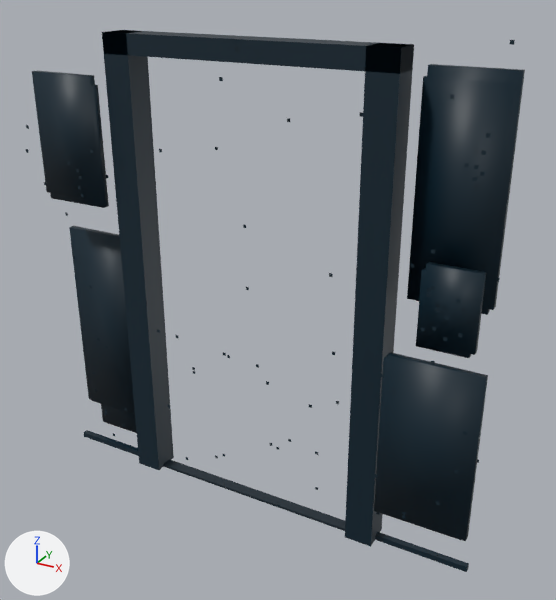
The glTF model netrun/assets/models/env/doorway.glb as it was, and as the next commit left it.
Camera for both pictures: a camera (50 mm lens) standing at (1.5, -2.48, 2.25) and looking at (0.1, 0.05, 0.98). The axes (+X, +Y, +Z) are drawn at lower left. The lights are the same throughout. The picture after the commit comes second. Vertices at exactly the same position are counted once.

Names of what the first picture shows: 'door_frame', 'door_pts', 'door_shell0', 'door_shell1', 'door_threshold'.
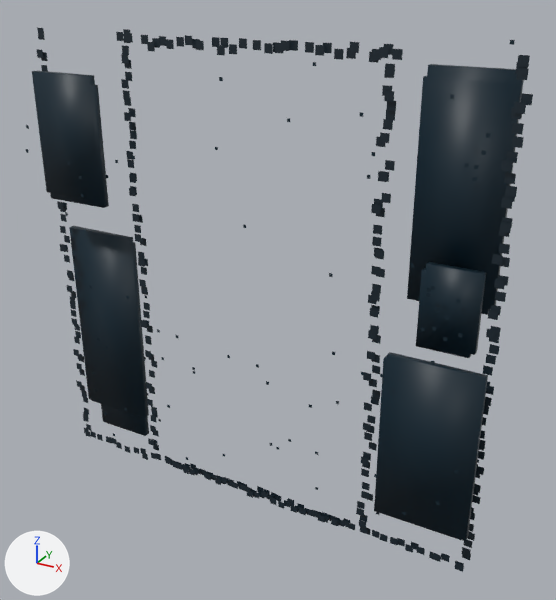
Boxes (x1, y1, x2, y2) around the edits, measured in the pictures (556 x 600 px):
'door_frame', deleted
    before: (84, 30, 469, 572)
'door_edge', added
    after: (36, 28, 533, 572)
'door_threshold', reshaped
    before: (163, 459, 345, 531)
    after: (165, 456, 355, 530)

Edits to the bpy script that builds the scene:
```text
Change me_door_threshold:
    used by ob_door_threshold; location = (0.0, 0.0, 0.0)
    remove me_door_threshold.from_pydata(...)  # 8 vertices, 12 faces; spans x -0.5..0.5, y -0.025..0.025, z 0.0..0.012
    remove me_door_threshold.materials.append(mat_glow_edge)
    add me_door_threshold.from_pydata(...)  # 320 vertices, 160 faces; spans x -0.505..0.512, y -0.022..0.022, z 0.0..0.049
    me_door_threshold part 1: 8 vertices removed from x -0.5..0.5, y -0.025..0.025, z 0.0..0.012; 320 vertices added at x -0.505..0.512, y -0.022..0.022, z 0.0..0.049
    add me_door_threshold.materials.append(mat_points)
Add me_door_edge:
    me_door_edge.from_pydata(...)  # 1124 vertices, 562 faces; spans x -1.02..1.02, y -0.02..0.03, z 0.0..2.01
    me_door_edge.materials.append(mat_points)
Remove ob_door_frame:
    ob_door_frame = bpy.data.objects.new('door_frame', me_door_frame)
    ob_door_frame.location = (0.0, 0.0, 0.0)
Add ob_door_edge:
    ob_door_edge = bpy.data.objects.new('door_edge', me_door_edge)
    ob_door_edge.location = (0.0, 0.0, 0.0)
```
